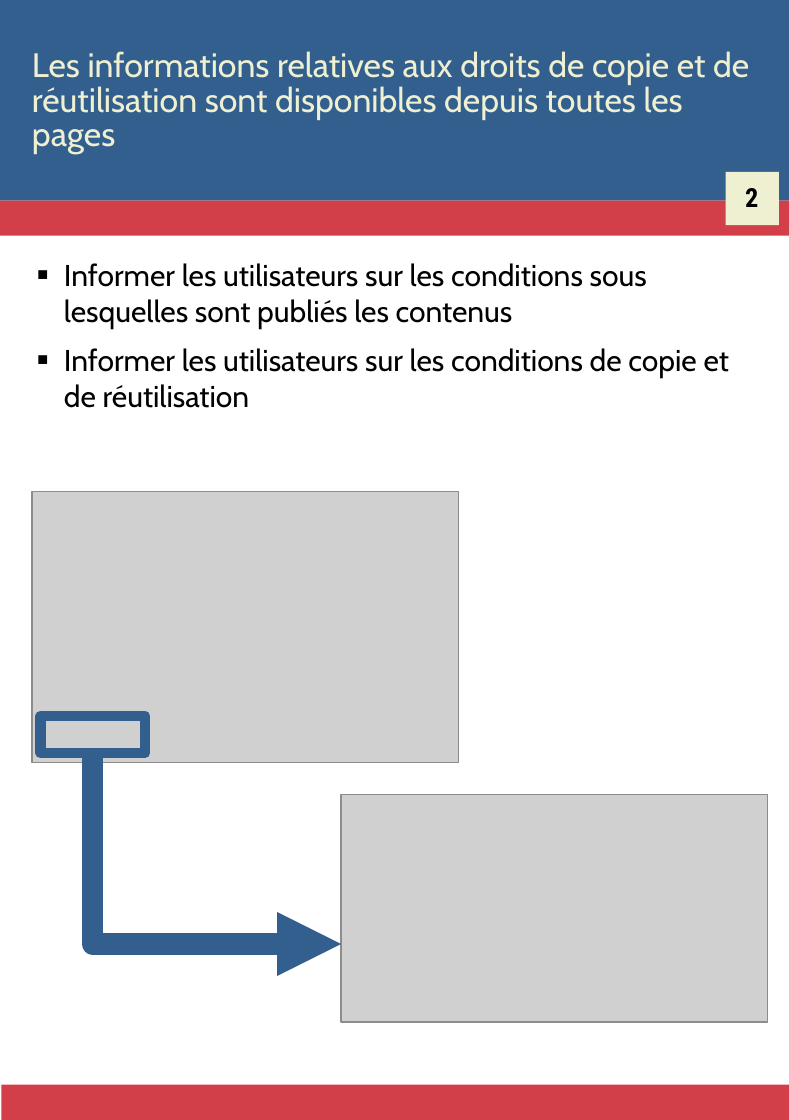
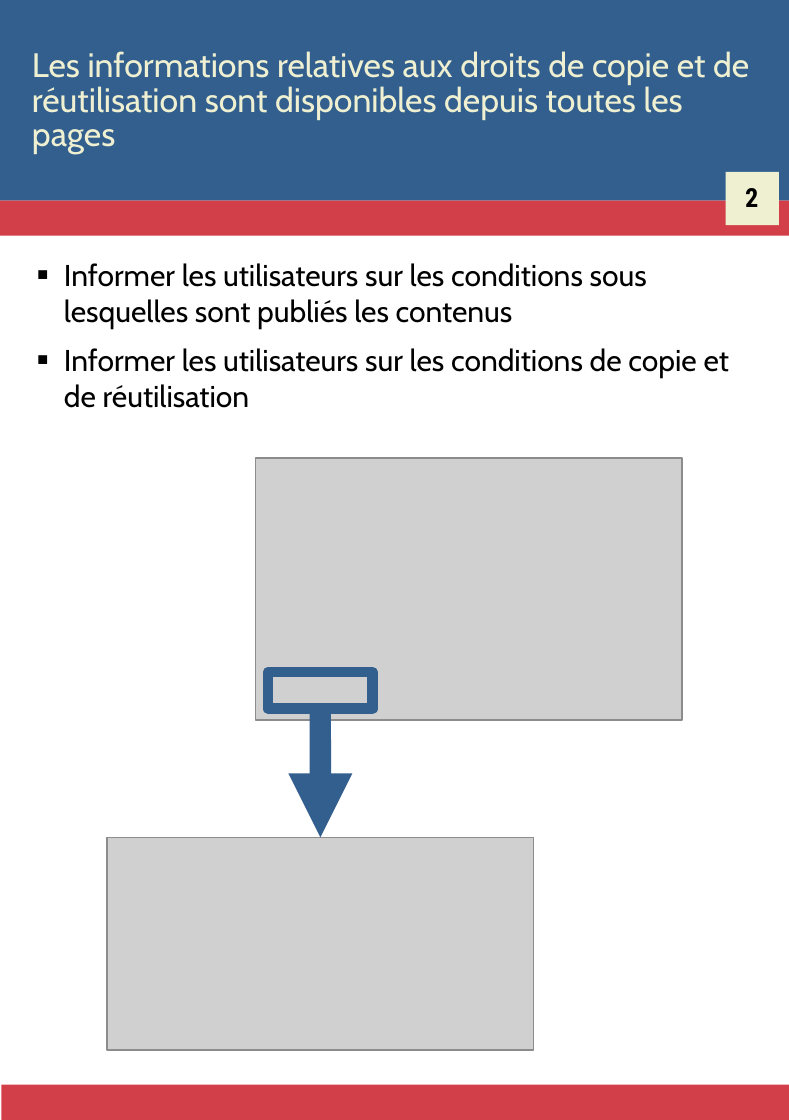
Before and after one commit to Zigazou/bonnes-pratiques-illustrees, a slide deck: slide 5 of bonnes-pratiques.odp (slide 3 before the commit). Drawn at 789x1120 pixels with LibreOffice and Linux fonts; fonts in the diff are those of the drawing; grey boxes stand for pictures. Boxes give left, top, right and bottom in pixels: in the first picture for what was removed or moved away, otherwise in the second. Text is boxed around its words. In the diff, an @@ line names an element or a change of style, - is before the commit and + after.

```diff
--- a/bonnes-pratiques.odp
+++ b/bonnes-pratiques.odp
@@ picture resized from (x1=341, y1=794, x2=767, y2=1022) to (x1=256, y1=457, x2=682, y2=719) @@
@@ rectangle moved from (x1=41, y1=716, x2=145, y2=752) to (x1=268, y1=671, x2=372, y2=708) @@
@@ arrow added from (321, 708) to (321, 836), #325F8E 11.34 pt @@
@@ freeform shape removed at (x1=92, y1=750, x2=341, y2=943) @@
@@ picture resized from (x1=32, y1=491, x2=459, y2=762) to (x1=107, y1=836, x2=533, y2=1049) @@
```
Also in this commit, not shown: 2 other slides changed, 16 slides added, 30 other files.
